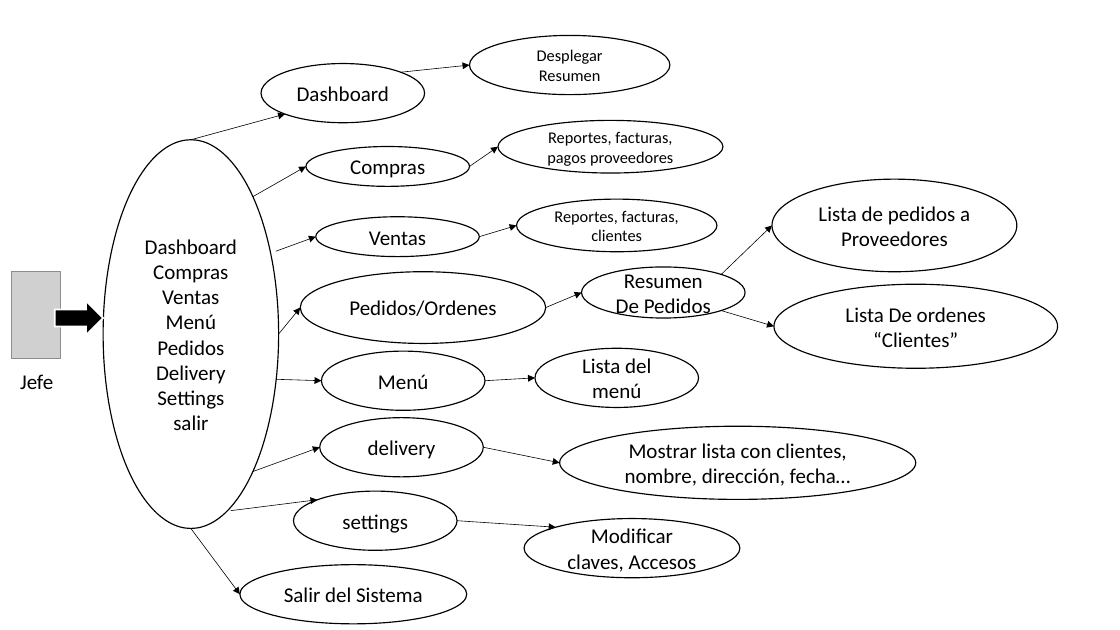
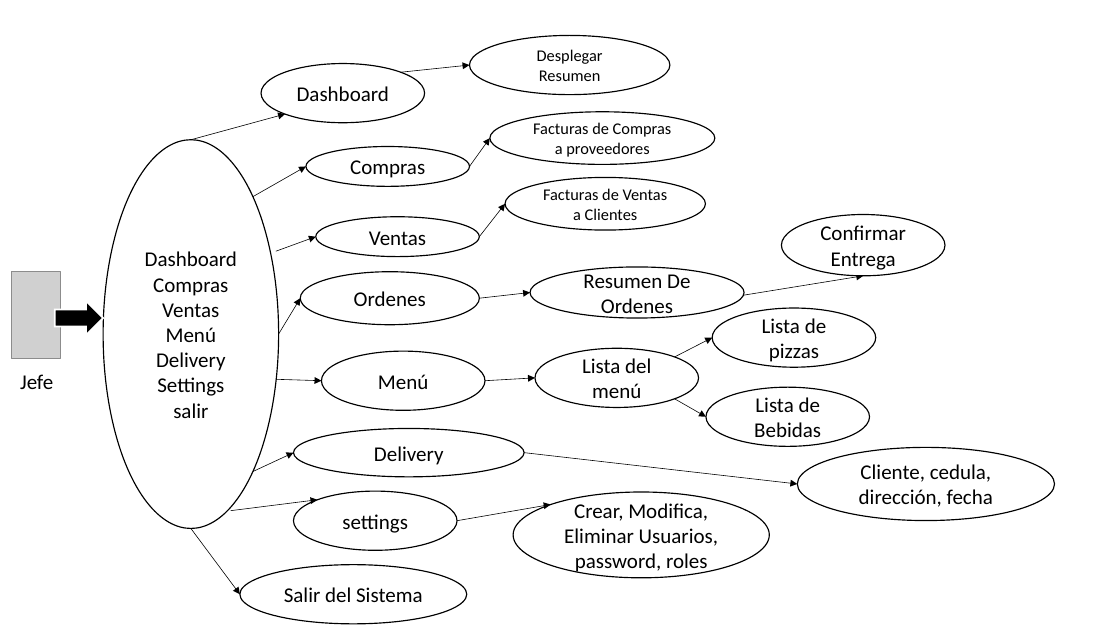
Before and after one commit to alfonzo65/clientrestaurant, a slide deck: slide 1 of Presentación1.pptx. Drawn at 1120x630 pixels with LibreOffice and Linux fonts; fonts in the diff are those of the drawing; grey boxes stand for pictures. Boxes give left, top, right and bottom in pixels: in the first picture for what was removed or moved away, otherwise in the second. Text is boxed around its words. In the diff, an @@ line names an element or a change of style, - is before the commit and + after.

```diff
--- a/Presentación1.pptx
+++ b/Presentación1.pptx
@@ ellipse "Facturas de Compras a proveedores": place and size @@
-ellipse "Facturas de Compras a proveedores" at [498, 120, 723, 173]
+ellipse "Facturas de Compras a proveedores" at [490, 112, 715, 165]
@@ arrow moved from (470, 166) - (498, 147) to (470, 166) - (490, 138) @@
@@ text in ellipse at [533, 122, 672, 157]: text changed @@
-Reportes, facturas, pagos proveedores
+Facturas de Compras a proveedores
@@ ellipse "Facturas de Ventas a Clientes": place and size @@
-ellipse "Facturas de Ventas a Clientes" at [517, 199, 718, 252]
+ellipse "Facturas de Ventas a Clientes" at [505, 177, 706, 230]
@@ ellipse removed at [772, 179, 1017, 271] @@
-Lista de pedidos a Proveedores
@@ arrow moved from (480, 237) - (517, 225) to (480, 237) - (505, 204) @@
@@ text in ellipse at [543, 188, 668, 220]: text changed @@
-Reportes, facturas, clientes
+Facturas de Ventas a Clientes
@@ ellipse added at [781, 214, 945, 276], fill #FFFFFF, outline #000000 1 pt, 18 pt, text #000000 @@
+Confirmar Entrega
@@ ellipse "Resumen De Ordenes": place and size @@
-ellipse "Resumen De Ordenes" at [581, 267, 745, 318]
+ellipse "Resumen De Ordenes" at [530, 267, 744, 318]
@@ arrow moved from (279, 334) - (300, 308) to (279, 334) - (300, 298) @@
@@ ellipse "Ordenes": place and size @@
-ellipse "Ordenes" at [300, 271, 545, 343]
+ellipse "Ordenes" at [300, 271, 479, 324]
@@ text in ellipse at [354, 291, 426, 306]: text changed @@
-Pedidos/Ordenes
+Ordenes
@@ arrow moved from (546, 308) - (581, 292) to (480, 298) - (530, 292) @@
@@ text in ellipse at [583, 270, 690, 319]: text changed @@
-Resumen De Pedidos
+Resumen De Ordenes
@@ arrow moved from (722, 275) - (772, 225) to (743, 296) - (864, 276) @@
@@ ellipse "Lista de pizzas": place and size @@
-ellipse "Lista de pizzas" at [774, 284, 1058, 368]
+ellipse "Lista de pizzas" at [712, 308, 876, 367]
@@ text in ellipse at [762, 318, 826, 362]: text changed @@
-Lista De ordenes “Clientes”
+Lista de pizzas
@@ text in ellipse at [157, 340, 224, 355]: paragraph removed @@
-Pedidos
@@ arrow moved from (722, 311) - (774, 326) to (675, 357) - (712, 338) @@
@@ ellipse added at [706, 387, 870, 446], fill #FFFFFF, outline #000000 1 pt, 18 pt, text #000000 @@
+Lista de Bebidas
@@ arrow added from (675, 399) to (706, 417), #000000 0.5 pt @@
@@ ellipse "Delivery": place and size @@
-ellipse "Delivery" at [320, 418, 484, 476]
+ellipse "Delivery" at [293, 429, 524, 477]
@@ text in ellipse at [374, 446, 444, 465]: text changed @@
-delivery
+Delivery
@@ ellipse "Cliente, cedula, dirección, fecha": place and size @@
-ellipse "Cliente, cedula, dirección, fecha" at [560, 426, 916, 499]
+ellipse "Cliente, cedula, dirección, fecha" at [797, 448, 1054, 521]
@@ arrow moved from (253, 471) - (320, 447) to (253, 471) - (293, 453) @@
@@ arrow moved from (483, 447) - (560, 463) to (524, 453) - (797, 484) @@
@@ text in ellipse at [859, 464, 993, 507]: text changed @@
-Mostrar lista con clientes, nombre, dirección, fecha…
+Cliente, cedula, dirección, fecha
@@ arrow moved from (457, 521) - (556, 528) to (457, 521) - (551, 505) @@
@@ ellipse "Crear, Modifica, Eliminar Usuarios, password, ...": place and size @@
-ellipse "Crear, Modifica, Eliminar Usuarios, password, ..." at [524, 518, 740, 577]
+ellipse "Crear, Modifica, Eliminar Usuarios, password, ..." at [513, 492, 770, 578]
@@ text in ellipse at [564, 503, 718, 574]: text changed @@
-Modificar claves, Accesos
+Crear, Modifica, Eliminar Usuarios, password, roles
```
Also in this commit, not shown: 2 other slides changed, 1 slide added, 32 other files.
